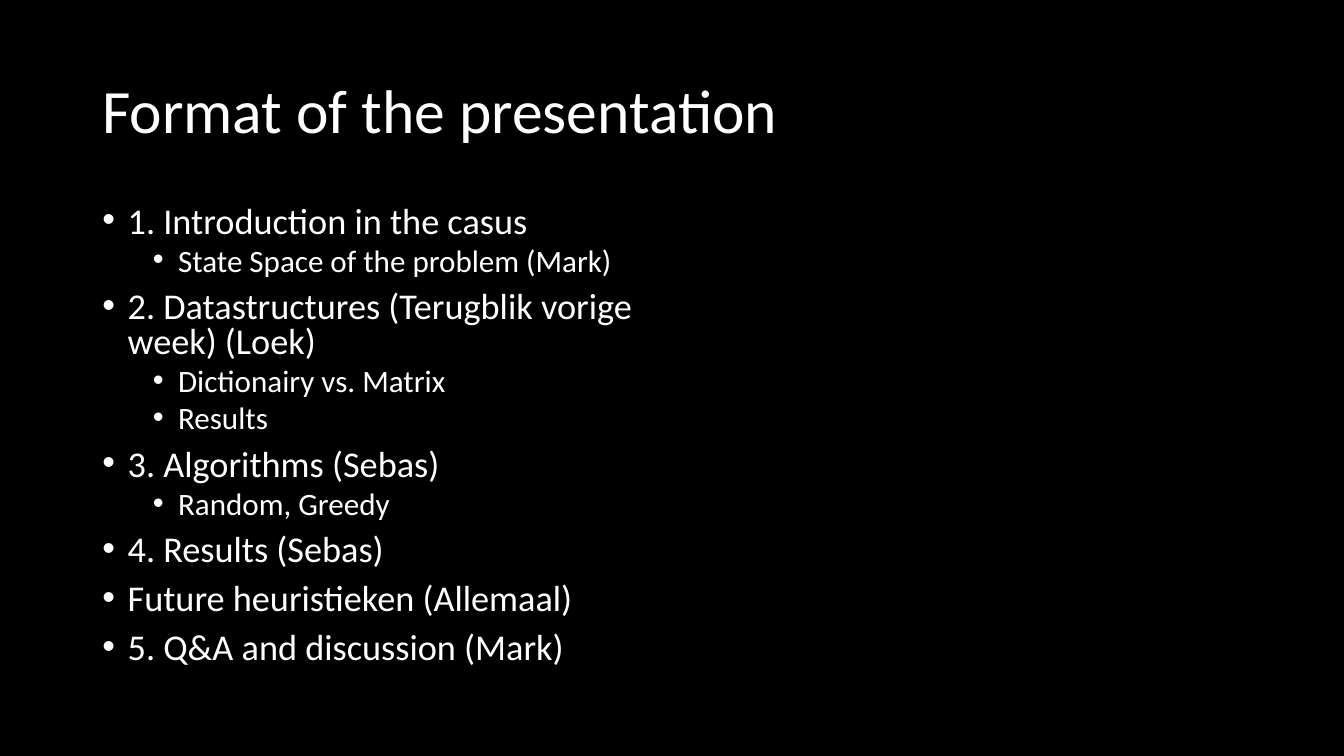
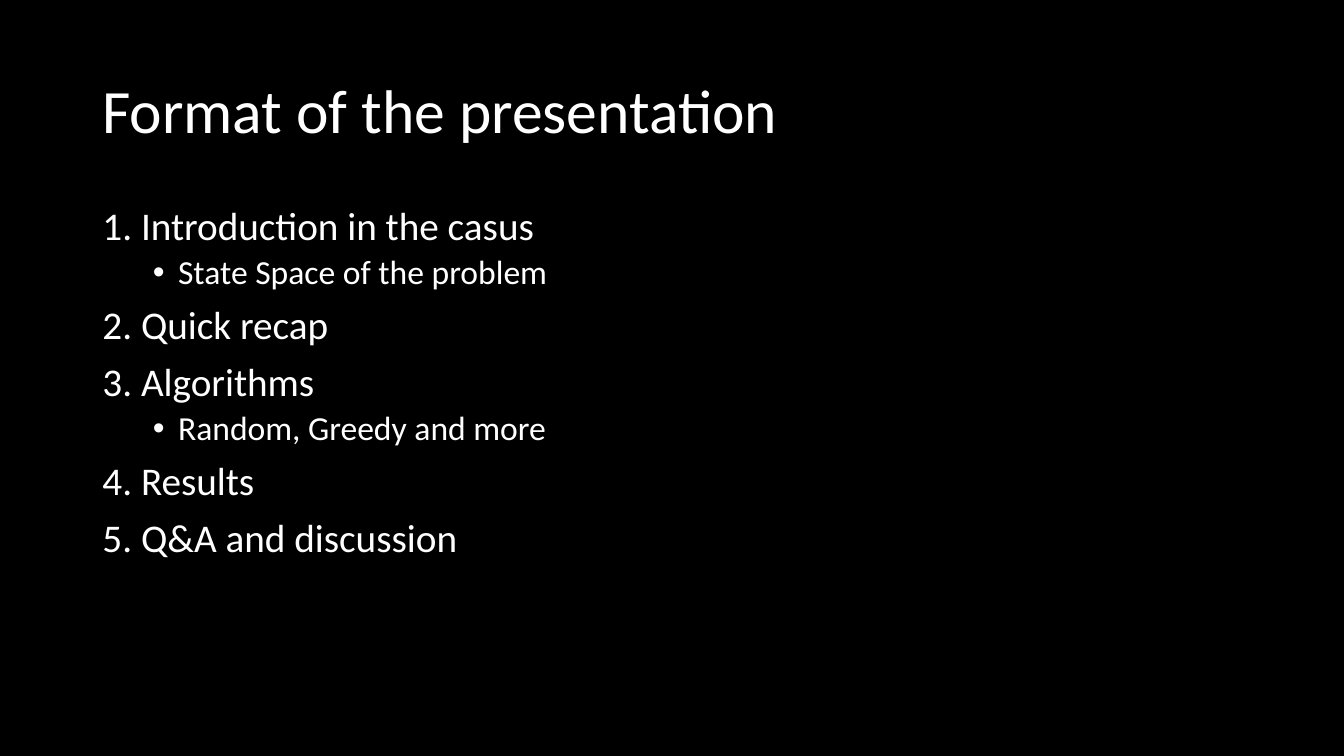
Before and after one commit to Loek21/Protein-Pow-d-er, a slide deck: slide 2 of Documentation/PPP, Week 2, Meeting 1.pptx. Drawn at 1344x756 pixels with LibreOffice and Linux fonts; fonts in the diff are those of the drawing. Boxes give left, top, right and bottom in pixels: in the first picture for what was removed or moved away, otherwise in the second. Text is boxed around its words. In the diff, an @@ line names an element or a change of style, - is before the commit and + after.

```diff
--- a/Documentation/PPP, Week 2, Meeting 1.pptx
+++ b/Documentation/PPP, Week 2, Meeting 1.pptx
@@ text at [102, 212, 534, 241]: size 25.9 to 28 pt in "1. Introduction in the casus"; bullet • to none; line spacing 0.8 to 0.9 @@
@@ text at [102, 260, 547, 558]: text changed; size 25.9 to 28 pt @@
-  • State Space of the problem (Mark)
-• 2. Datastructures (Terugblik vorige week) (Loek)
-  • Dictionairy vs. Matrix
-  • Results
-• 3. Algorithms (Sebas)
-  • Random, Greedy
-• 4. Results (Sebas)
-• Future heuristieken (Allemaal)
-• 5. Q&A and discussion (Mark)
+  • State Space of the problem
+2. Quick recap
+3. Algorithms
+  • Random, Greedy and more
+4. Results
+5. Q&A and discussion
```
Also in this commit, not shown: 1 other slide changed, 2 slides removed, 4 other files.
